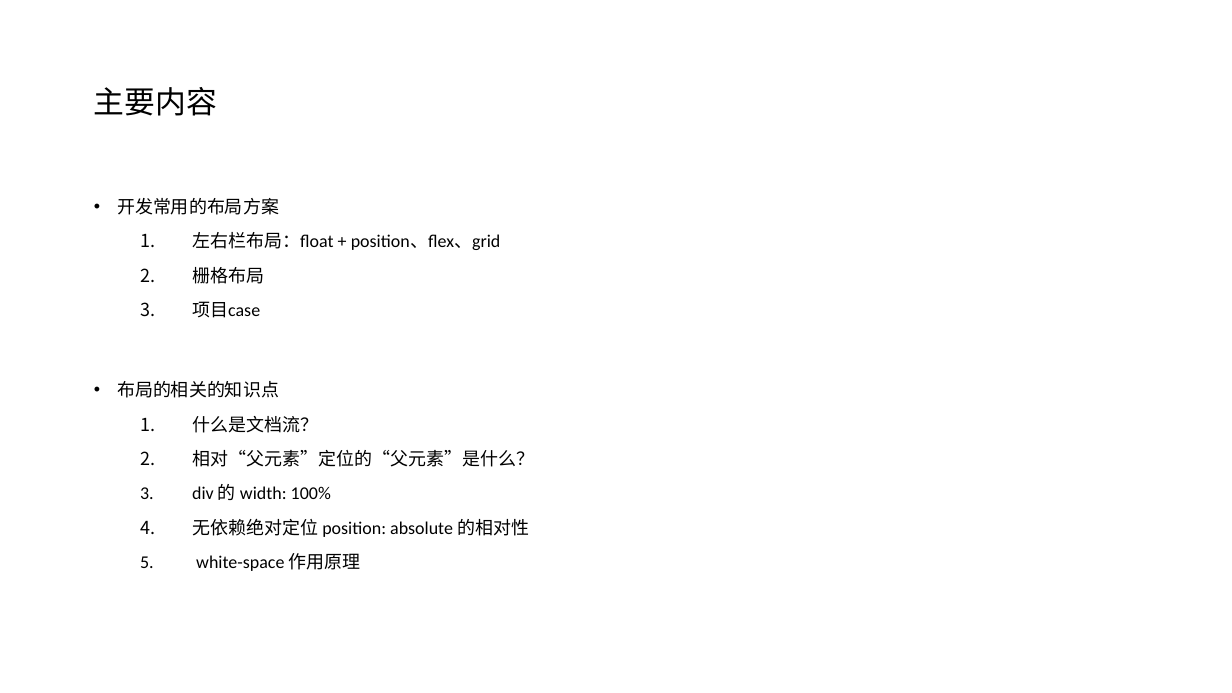
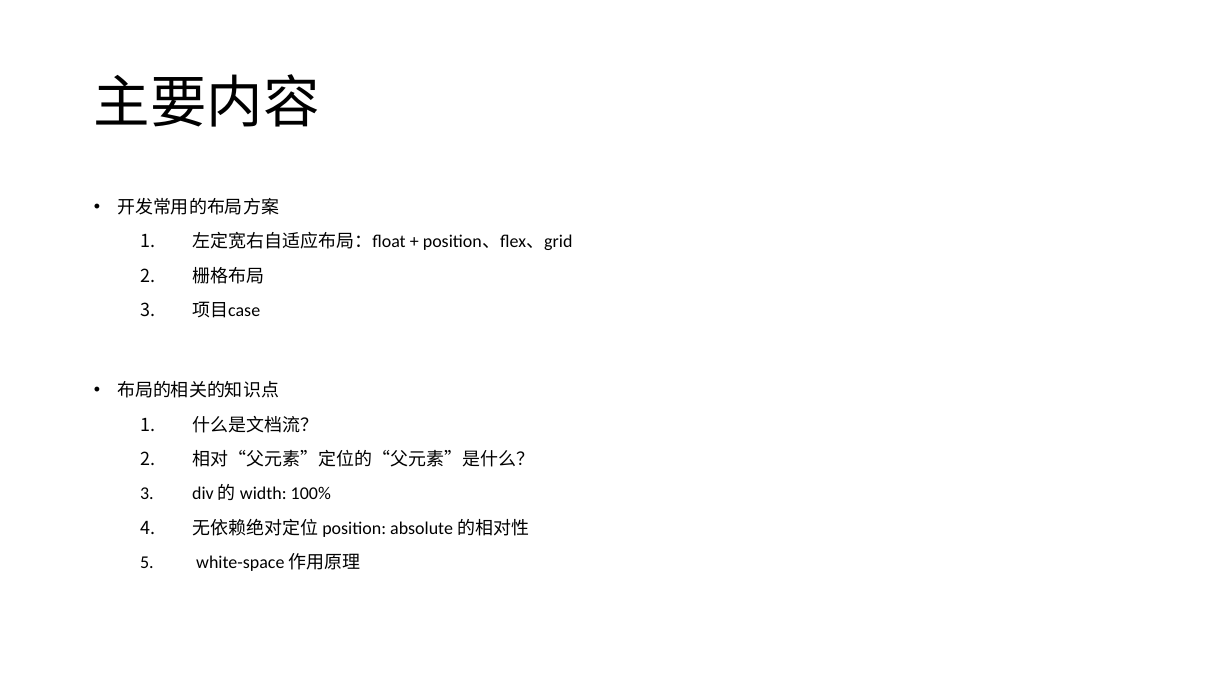
Before and after one commit to FBmm/Frontend-blog, a slide deck: slide 2 of CSS/css分享/css分享 - 布局.pptx. Drawn at 1232x693 pixels with LibreOffice and Linux fonts; fonts in the diff are those of the drawing. Boxes give left, top, right and bottom in pixels: in the first picture for what was removed or moved away, otherwise in the second. Text is boxed around its words. In the diff, an @@ line names an element or a change of style, - is before the commit and + after.

```diff
--- a/CSS/css分享/css分享 - 布局.pptx
+++ b/CSS/css分享/css分享 - 布局.pptx
@@ title "主要内容" at <box>94,74,320,127</box>: size 24 to 44 pt @@
@@ text at <box>192,232,573,250</box>: text changed @@
-  1. 左右栏布局：float + position、flex、grid
+  1. 左定宽右自适应布局：float + position、flex、grid
```
Also in this commit, not shown: 1 other slide changed, 6 other files.
